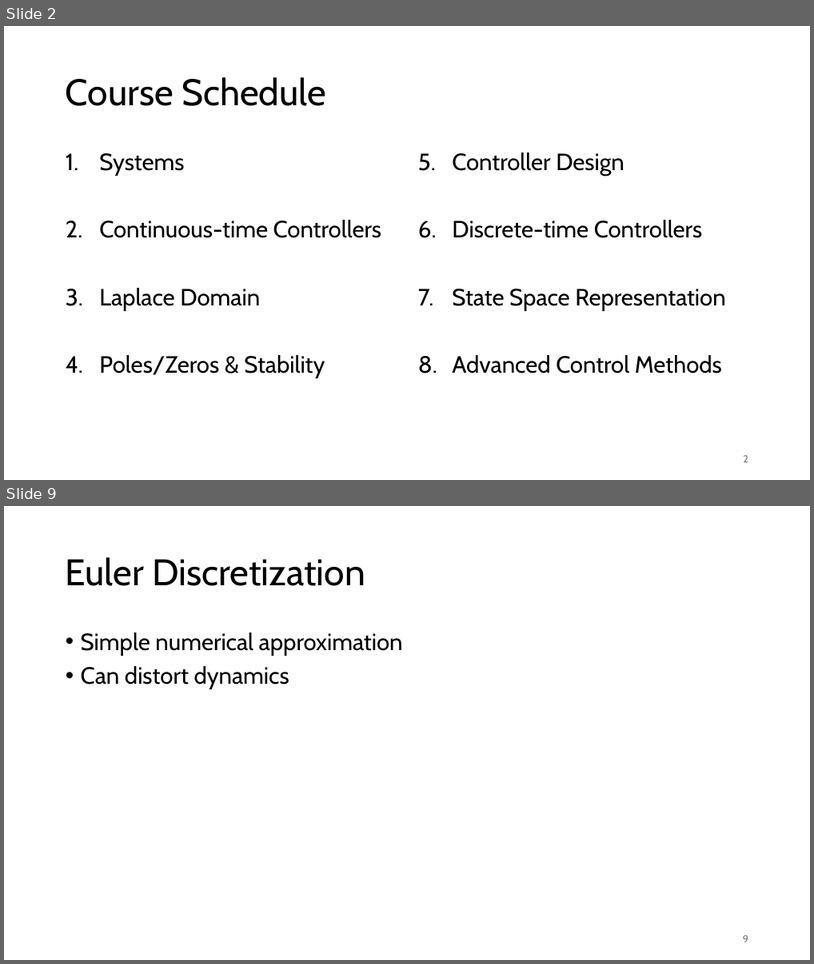
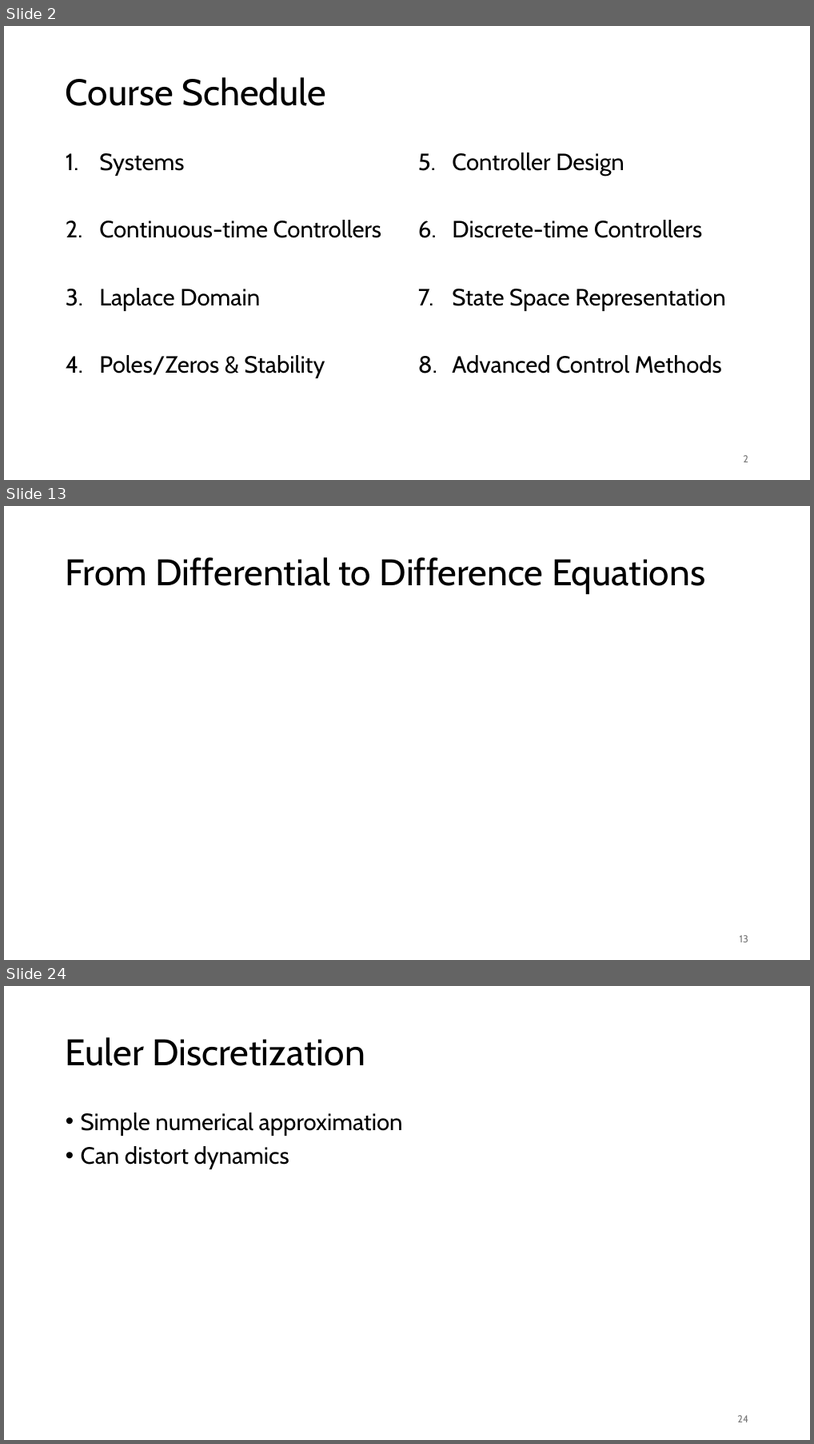
Before and after one commit to FelixWick/control_engineering, a slide deck: slides/6_discrete_controllers.pptx. Shown one above the other, each under a label of ours: slides 2 and 9 before the commit, slides 2, 13 and 24 after it; the slides between them are not shown. The pictures are 814x964 and 814x1444 pixels, drawn with LibreOffice and Linux fonts; fonts in the diff are those of the drawing; grey boxes stand for pictures. Boxes give left, top, right and bottom in pixels: in the first picture for what was removed or moved away, otherwise in the second. Text is boxed around its words. In the diff, an @@ line names an element or a change of style, - is before the commit and + after.

```diff
--- a/slides/6_discrete_controllers.pptx
+++ b/slides/6_discrete_controllers.pptx
@@ slide 13 added at <box>4,506,810,960</box>, background #FFFFFF @@
@@ title added at <box>66,557,706,594</box>, 44 pt, text #000000 @@
+From Differential to Difference Equations
@@ page number added at <box>740,935,749,942</box>, 12 pt, text #797979 @@
+13
@@ what was slide 9 is now slide 24 @@
@@ page number at <box>738,1415,749,1422</box>: text changed @@
-9
+24
```
Also in this commit, not shown: 5 slides changed, 15 other slides added, 1 slide removed.
